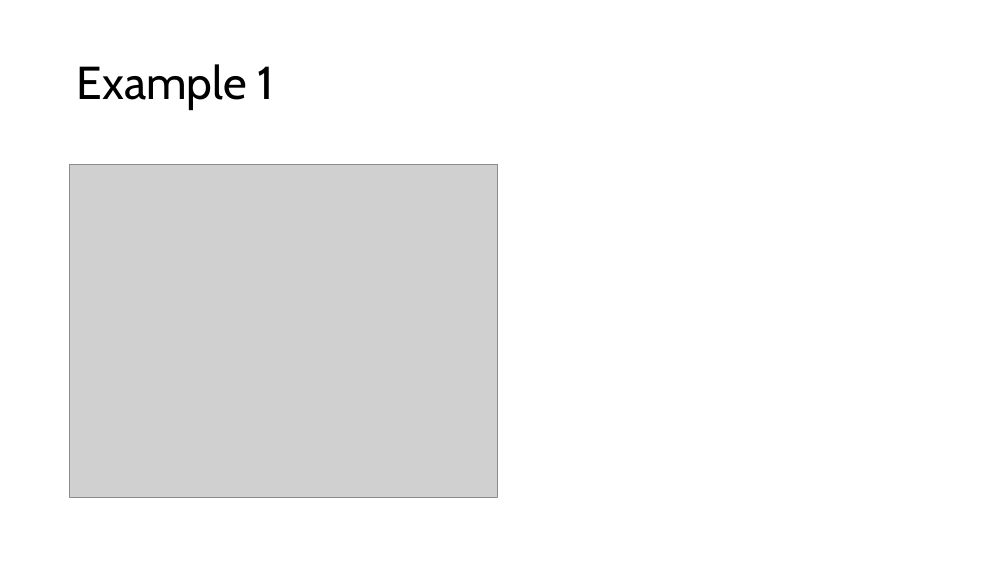
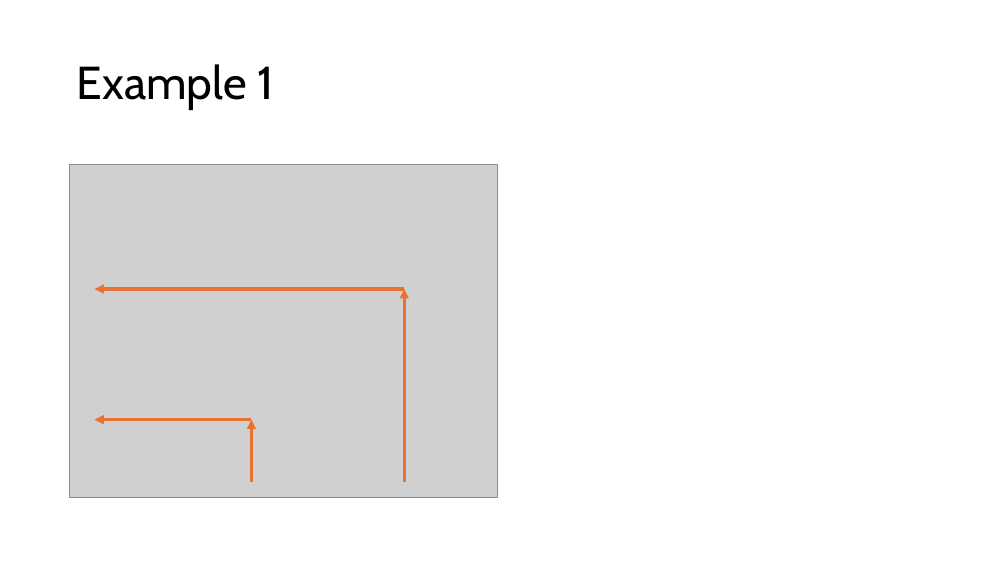
Before and after one commit to Prof-Sears/prof-sears.github.io, a slide deck: slide 5 of video_files/Evaluating Functions From Graphs/Evaluating Functions From Graphs.pptx. Drawn at 1008x567 pixels with LibreOffice and Linux fonts; fonts in the diff are those of the drawing; grey boxes stand for pictures. Boxes give left, top, right and bottom in pixels: in the first picture for what was removed or moved away, otherwise in the second. Text is boxed around its words. In the diff, an @@ line names an element or a change of style, - is before the commit and + after.

```diff
--- a/video_files/Evaluating Functions From Graphs/Evaluating Functions From Graphs.pptx
+++ b/video_files/Evaluating Functions From Graphs/Evaluating Functions From Graphs.pptx
@@ arrow added from (405, 289) to (95, 289), #E97132 3 pt @@
@@ arrow added from (405, 482) to (405, 289), #E97132 3 pt @@
@@ arrow added from (252, 420) to (95, 420), #E97132 3 pt @@
@@ arrow added from (252, 482) to (252, 420), #E97132 3 pt @@
```
Also in this commit, not shown: 3 other slides changed, 10 other files.
